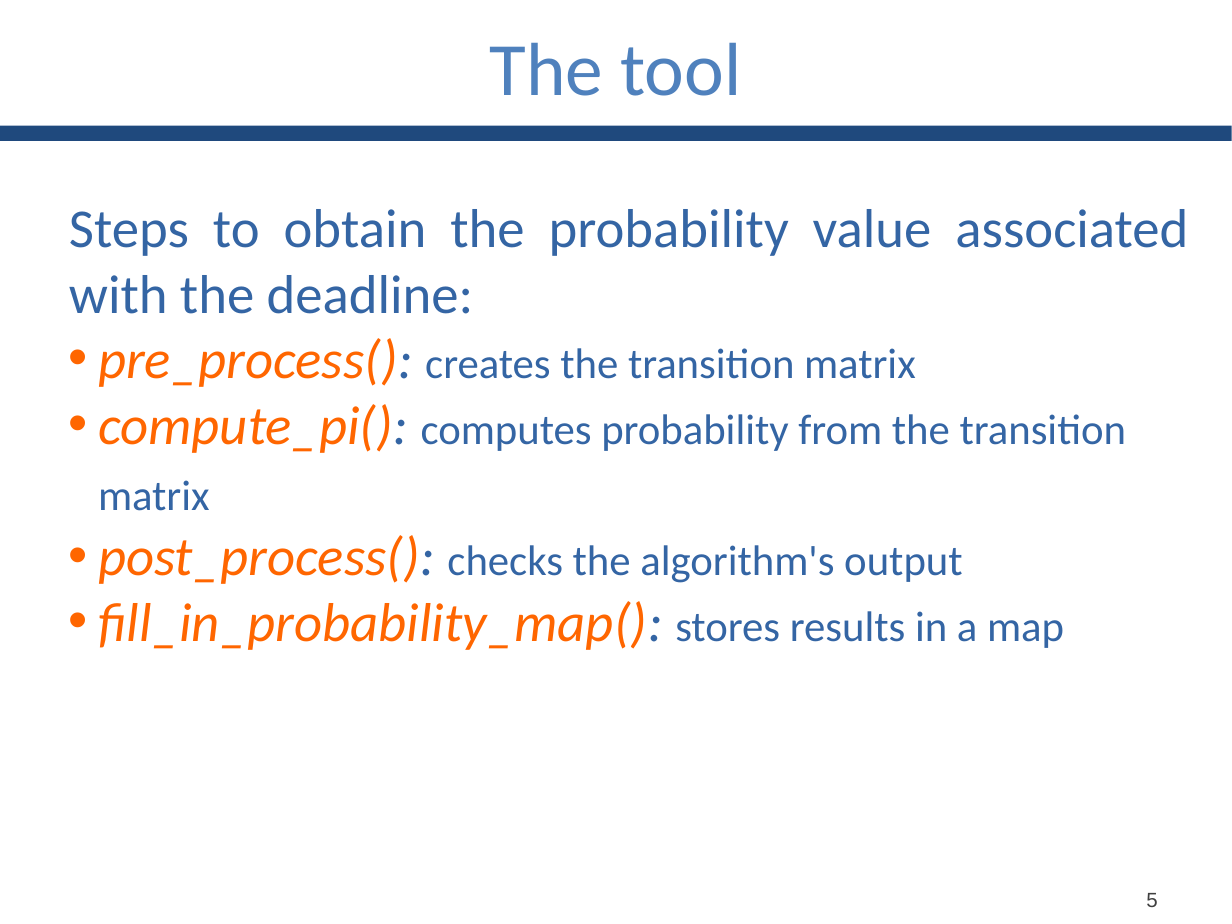
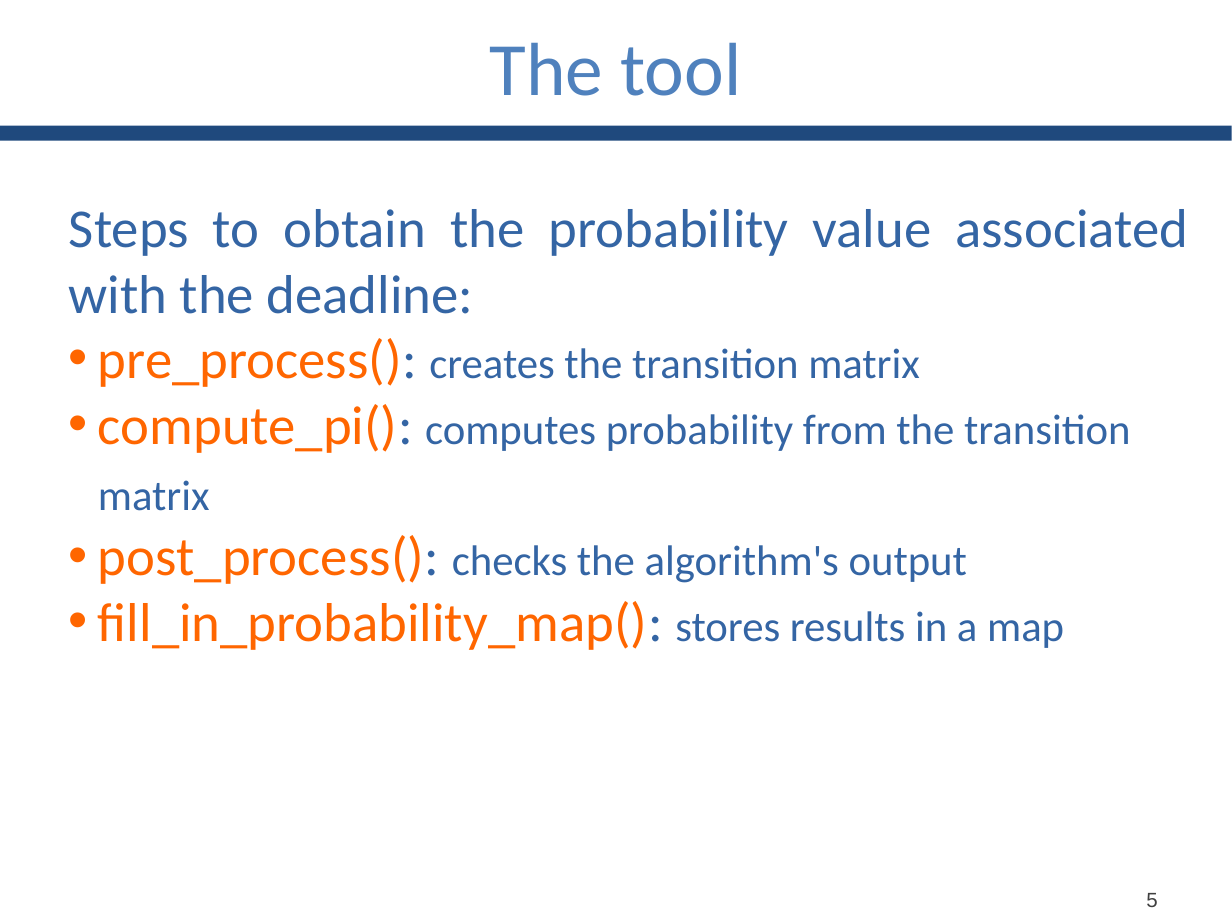
Before and after one commit to GianlucaBortoli/bachelorThesis, a slide deck: slide 9 of slides/slides.pptx (slide 6 before the commit). Drawn at 1232x924 pixels with LibreOffice and Linux fonts; fonts in the diff are those of the drawing. Boxes give left, top, right and bottom in pixels: in the first picture for what was removed or moved away, otherwise in the second. Text is boxed around its words. In the diff, an @@ line names an element or a change of style, - is before the commit and + after.

```diff
--- a/slides/slides.pptx
+++ b/slides/slides.pptx
@@ text at [98,338,1131,650]: italic off in "pre_process():", "compute_pi():", "post_process():", "fill_in_probability_map():" @@
```
Also in this commit, not shown: 1 other slide changed, 1 slide added.
